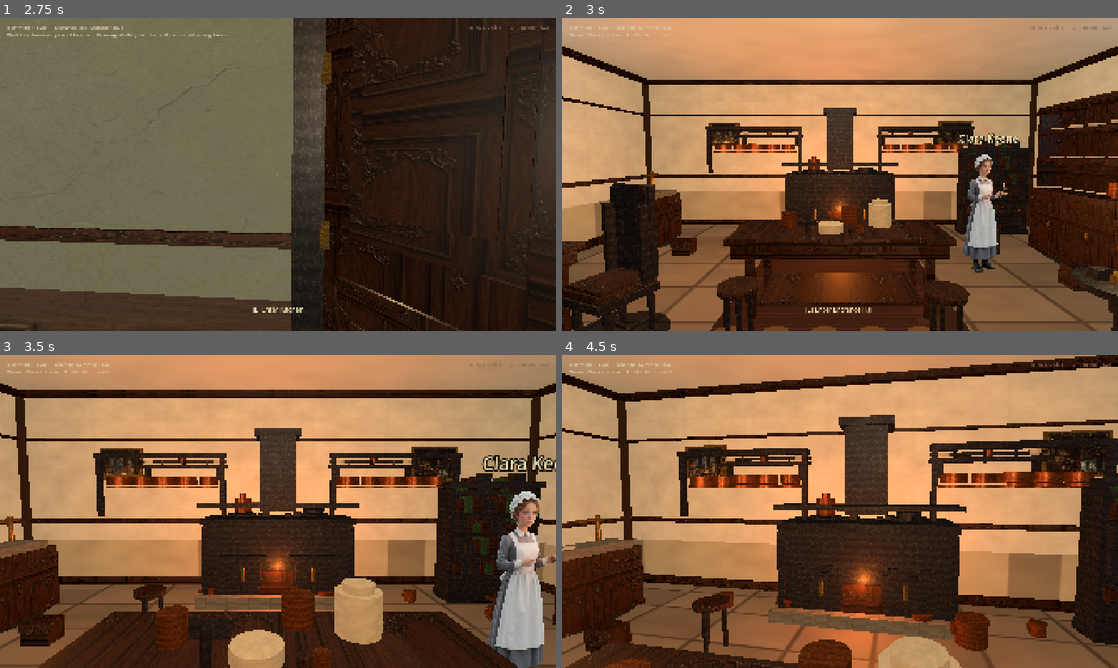
Above: before the commit, frames 1-4 (two rows, left to right).
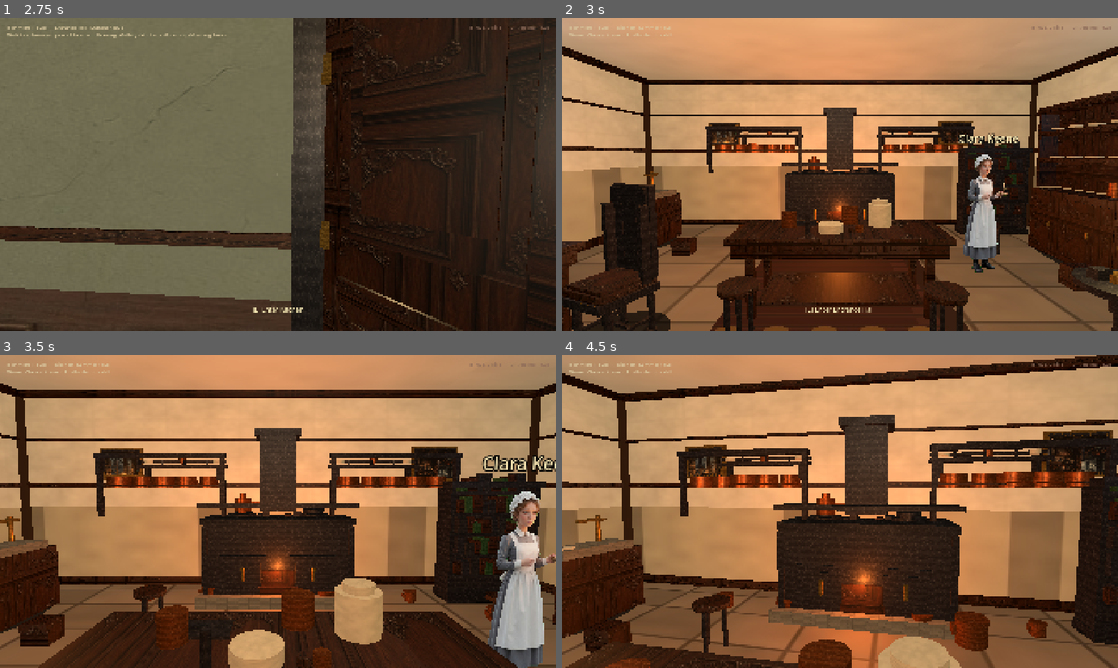
Above: after the commit, the same moments.

Repository: drakewing-eng/aetheric-engine
Game: Godot game, scene res://scenes/fps_main.tscn
Two runs of this game, one before a commit and one after it. Both use one fixed random seed, a clock stepped at 60 frames per second and the inputs below.
Inputs (mouse positions are in pixels of both pictures, inside the frame that each line leads up to):
- Up to frame 1 (2.75 s): tap Enter at 0.5 s; move the mouse to (305, 174) at 0.52 s; hold E (interact) 0.53-1.28 s; hold W (move_forward) from 0.53 s (still down); click (305, 174) at 0.67 s; move the mouse to (250, 174) at 1.27 s; tap E (interact) at 1.35, 2 s; move the mouse to (289, 168) at 2.02 s; hold E (interact) from 2.03 s (still down)
- Up to frame 2 (3 s): keep holding W (move_forward); move the mouse to (834, 180) at 2.77 s; release E (interact) at 2.78 s; tap E (interact) at 2.85 s; click (834, 180) at 2.92 s
- Up to frame 3 (3.5 s): keep holding W (move_forward)
- Up to frame 4 (4.5 s): keep holding W (move_forward); move the mouse to (878, 514) at 3.52 s; hold E (interact) 3.53-4.28 s; tap Enter at 4.25 s; move the mouse to (795, 508) at 4.27 s; tap E (interact) at 4.35 s

Frame 1 is identical in both runs. In frame 2, 4.8% of the frame differs, in the area x 0-98%, y 40-62%; in frame 3, 6.3%; in frame 4, 7.7%, in the area x 0-94%, y 40-64%.

Commit message:
visual loop 20: kitchen tall wainscot, workshop wainscot, room wainscot_height API

Diff:
--- a/aetheric-engine-godot/scripts/fps_room_builder.gd
+++ b/aetheric-engine-godot/scripts/fps_room_builder.gd
@@ -6,6 +6,8 @@
 const WALL_OVERLAP := 0.45
 const WALL_TRIM_Y := 0.35
 const WAINSCOT_H := 1.15
+
+var _wainscot_h: float = WAINSCOT_H
 
 func build(room: Dictionary) -> void:
 	_build_room(room)
@@ -21,6 +23,7 @@
 	var walls: Dictionary = room.get("walls", {})
 	var backing := Color(0.22, 0.15, 0.10)
 	var victorian: bool = room.get("wall_style", "") == "victorian"
+	_wainscot_h = float(room.get("wainscot_height", WAINSCOT_H))
 
 	_add_floor(w, d, room)
 	var ceiling_tint: Color = room.get("ceiling_color", Color(0.18, 0.14, 0.11))
@@ -424,7 +427,7 @@
 	var cover_w := plane_w + (WALL_OVERLAP * 2.0 if expand else 0.04)
 	var cover_h := plane_h + WALL_TRIM_Y * 2.0
 	# Leave a small vertical gap so layers don't share an edge in depth
-	var join := WAINSCOT_H
+	var join := _wainscot_h
 	var paper_overlap := 0.04  # paper tucks slightly behind rail
 	var upper_h := cover_h - join + paper_overlap
 	var upper_y := join - paper_overlap * 0.5 + upper_h * 0.5 - WALL_TRIM_Y
--- a/aetheric-engine-godot/scripts/fps_rooms.gd
+++ b/aetheric-engine-godot/scripts/fps_rooms.gd
@@ -451,6 +451,7 @@
 		"wall_style": "victorian",
 		"wallpaper": TEX + "wallpaper_workshop.jpg",
 		"wainscot": TEX + "wainscot_workshop.jpg",
+		"wainscot_height": 1.55,
 		"floor_texture": TEX + "floor_workshop.jpg",
 		"floor_color": Color(0.18, 0.13, 0.09),
 		"light_energy": 1.05,
@@ -567,10 +568,11 @@
 		"wallpaper": TEX + "wallpaper_conservatory.jpg",
 		"wainscot": TEX + "wainscot_conservatory.jpg",
 		"floor_texture": TEX + "floor_conservatory.jpg",
-		"floor_color": Color(0.4, 0.38, 0.32),
+		"floor_color": Color(0.38, 0.4, 0.34),
 		"ceiling_color": Color(0.7, 0.78, 0.74),
-		"light_energy": 1.2,
+		"light_energy": 1.15,
 		"light_color": Color(0.85, 0.92, 0.95),
+		"wainscot_height": 1.0,
 		"walls": {},
 		"features": [
 			{"kind": "glass_wall", "pos": [4.35, 0.0, 0.0], "yaw": -90.0, "width": 3.8, "height": 3.5},
@@ -660,6 +662,7 @@
 		"wall_style": "victorian",
 		"wallpaper": TEX + "wallpaper_kitchen.jpg",
 		"wainscot": TEX + "wainscot_kitchen.jpg",
+		"wainscot_height": 1.75,
 		"floor_texture": TEX + "floor_kitchen.jpg",
 		"floor_color": Color(0.34, 0.26, 0.18),
 		"ceiling_color": Color(0.72, 0.65, 0.55),
